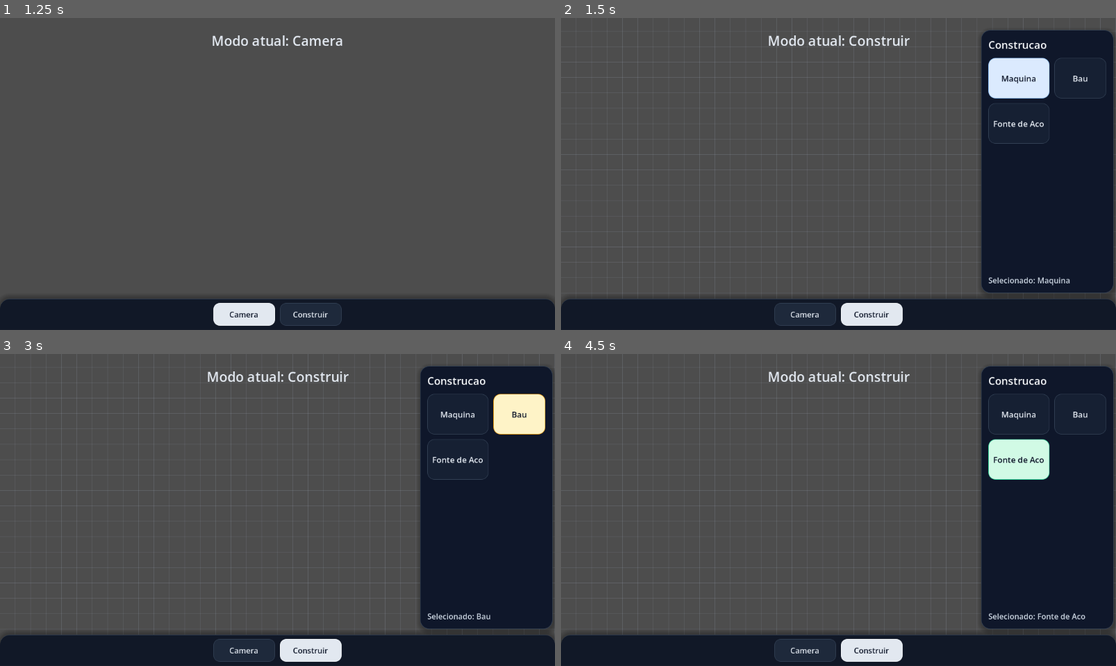
Above: before the commit, frames 1-4 (two rows, left to right).
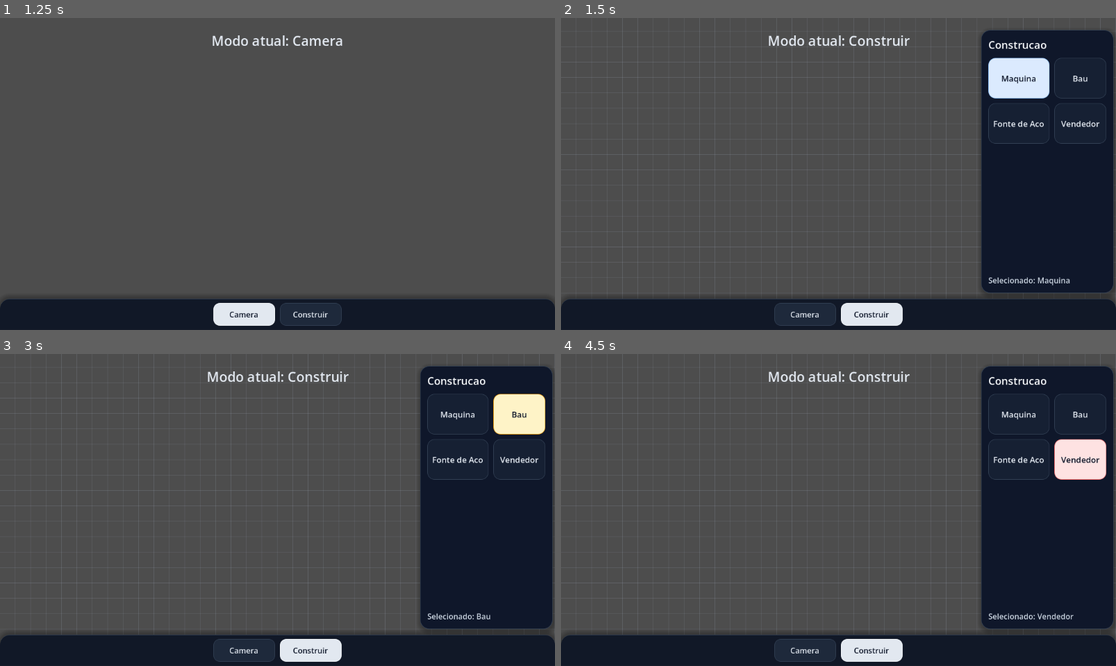
Above: after the commit, the same moments.

Repository: FelipeMolinaa/manoFatura
Game: Godot game, scene res://scenes/main/main.tscn
Two runs of this game, one before a commit and one after it. Both use one fixed random seed, a clock stepped at 60 frames per second and the inputs below.
Inputs (mouse positions are in pixels of both pictures, inside the frame that each line leads up to):
- Up to frame 1 (1.25 s): click "Camera" at 0.5 s
- Up to frame 2 (1.5 s): click "Construir" at 1.25 s
- Up to frame 3 (3 s): click "Maquina" at 2 s; click "Bau" at 2.75 s
- Up to frame 4 (4.5 s): click "Fonte de Aco" at 3.5 s; click (1082, 460) at 4.25 s, where only the run after the commit has a clickable "Vendedor"

Frame 1 is identical in both runs. In frame 2, 0.1% of the frame differs, in the area x 88-99%, y 27-41%; in frame 3, 0.1%; in frame 4, 2.7%, in the area x 76-99%, y 27-86%.

Commit message:
feat(build): adiciona vendedor e centraliza definicoes de dados

Diff:
--- /dev/null
+++ b/scenes/entities/vendor.tscn
@@ -0,0 +1,9 @@
+[gd_scene format=3 uid="uid://dygkncy7beotm"]
+
+[ext_resource type="Script" path="res://scripts/entity_visual.gd" id="1_d2cgf"]
+
+[node name="Vendor" type="Node2D"]
+script = ExtResource("1_d2cgf")
+entity_name = "Vendedor"
+entity_size_in_tiles = Vector2i(2, 2)
+entity_color = Color(0.937255, 0.266667, 0.266667, 1)
--- a/scenes/main/main.tscn
+++ b/scenes/main/main.tscn
@@ -130,6 +130,11 @@
 layout_mode = 2
 text = "Fonte de Aco"
 
+[node name="VendorCard" type="Button" parent="CanvasLayer/HUD/BuildMenu/BuildMenuMargin/BuildMenuColumn/BuildMenuGrid"]
+custom_minimum_size = Vector2(108, 84)
+layout_mode = 2
+text = "Vendedor"
+
 [node name="BuildSelectionLabel" type="Label" parent="CanvasLayer/HUD/BuildMenu/BuildMenuMargin/BuildMenuColumn"]
 layout_mode = 2
 text = "Selecionado: Maquina"
--- /dev/null
+++ b/scripts/data/entity_database.gd
@@ -0,0 +1,49 @@
+class_name EntityDatabase
+extends RefCounted
+
+const ENTITIES := {
+	"maquina": {
+		"id": "maquina",
+		"nome": "Maquina",
+		"tamanho": Vector2i(2, 2),
+		"valorCompra": null,
+		"valorVenda": null,
+		"sprite": null,
+		"cor": Color("3b82f6"),
+	},
+	"bau": {
+		"id": "bau",
+		"nome": "Bau",
+		"tamanho": Vector2i(2, 2),
+		"valorCompra": null,
+		"valorVenda": null,
+		"sprite": null,
+		"cor": Color("d97706"),
+	},
+	"fonte_aco": {
+		"id": "fonte_aco",
+		"nome": "Fonte de Aco",
+		"tamanho": Vector2i(2, 2),
+		"valorCompra": null,
+		"valorVenda": null,
+		"sprite": null,
+		"cor": Color("10b981"),
+	},
+	"vendedor": {
+		"id": "vendedor",
+		"nome": "Vendedor",
+		"tamanho": Vector2i(2, 2),
+		"valorCompra": null,
+		"valorVenda": null,
+		"sprite": null,
+		"cor": Color("ef4444"),
+	},
+}
+
+
+static func get_entity(entity_id: String) -> Dictionary:
+	return ENTITIES.get(entity_id, {}).duplicate(true)
+
+
+static func get_all() -> Dictionary:
+	return ENTITIES.duplicate(true)
--- /dev/null
+++ b/scripts/data/item_database.gd
@@ -0,0 +1,40 @@
+class_name ItemDatabase
+extends RefCounted
+
+const ITEMS := {
+	"aco": {
+		"id": "aco",
+		"nome": "Aco",
+		"peso": 1.0,
+		"valorVenda": null,
+		"valorCompra": null,
+		"sprite": null,
+		"cor": Color("94a3b8"),
+	},
+	"parafuso": {
+		"id": "parafuso",
+		"nome": "Parafuso",
+		"peso": 0.001,
+		"valorVenda": null,
+		"valorCompra": null,
+		"sprite": null,
+		"cor": Color("f59e0b"),
+	},
+	"viga": {
+		"id": "viga",
+		"nome": "Viga",
+		"peso": 5.0,
+		"valorVenda": null,
+		"valorCompra": null,
+		"sprite": null,
+		"cor": Color("f97316"),
+	},
+}
+
+
+static func get_item(item_id: String) -> Dictionary:
+	return ITEMS.get(item_id, {}).duplicate(true)
+
+
+static func get_all() -> Dictionary:
+	return ITEMS.duplicate(true)
--- /dev/null
+++ b/scripts/data/recipe_database.gd
@@ -0,0 +1,33 @@
+class_name RecipeDatabase
+extends RefCounted
+
+const RECIPES := {
+	"parafuso": {
+		"id": "parafuso",
+		"entradas": [
+			{"item": "aco", "quantidade": 1},
+		],
+		"saidas": [
+			{"item": "parafuso", "quantidade": 15},
+		],
+		"tempoProducao": null,
+	},
+	"viga": {
+		"id": "viga",
+		"entradas": [
+			{"item": "aco", "quantidade": 5},
+		],
+		"saidas": [
+			{"item": "viga", "quantidade": 1},
+		],
+		"tempoProducao": null,
+	},
+}
+
+
+static func get_recipe(recipe_id: String) -> Dictionary:
+	return RECIPES.get(recipe_id, {}).duplicate(true)
+
+
+static func get_all() -> Dictionary:
+	return RECIPES.duplicate(true)
--- a/scripts/main.gd
+++ b/scripts/main.gd
@@ -1,29 +1,17 @@
 extends Node2D
+
+const EntityDatabase = preload("res://scripts/data/entity_database.gd")
 
 const MODE_CAMERA := "Camera"
 const MODE_BUILD := "Construir"
 const ZOOM_STEP := 0.1
 const MIN_ZOOM := 0.5
 const MAX_ZOOM := 2.5
-const BUILD_DEFINITIONS := {
-	"Maquina": {
-		"scene": preload("res://scenes/entities/machine.tscn"),
-		"size": Vector2i(2, 2),
-		"color": Color("3b82f6"),
-		"infinite": false,
-	},
-	"Bau": {
-		"scene": preload("res://scenes/entities/chest.tscn"),
-		"size": Vector2i(2, 2),
-		"color": Color("d97706"),
-		"infinite": false,
-	},
-	"Fonte de Aco": {
-		"scene": preload("res://scenes/entities/steel_source.tscn"),
-		"size": Vector2i(2, 2),
-		"color": Color("10b981"),
-		"infinite": true,
-	},
+const BUILD_SCENES := {
+	"maquina": preload("res://scenes/entities/machine.tscn"),
+	"bau": preload("res://scenes/entities/chest.tscn"),
+	"fonte_aco": preload("res://scenes/entities/steel_source.tscn"),
+	"vendedor": preload("res://scenes/entities/vendor.tscn"),
 }
 
 @onready var camera_button: Button = $CanvasLayer/HUD/BottomBar/Margin/Row/CameraButton
@@ -38,11 +26,12 @@
 @onready var machine_card: Button = $CanvasLayer/HUD/BuildMenu/BuildMenuMargin/BuildMenuColumn/BuildMenuGrid/MachineCard
 @onready var chest_card: Button = $CanvasLayer/HUD/BuildMenu/BuildMenuMargin/BuildMenuColumn/BuildMenuGrid/ChestCard
 @onready var steel_source_card: Button = $CanvasLayer/HUD/BuildMenu/BuildMenuMargin/BuildMenuColumn/BuildMenuGrid/SteelSourceCard
+@onready var vendor_card: Button = $CanvasLayer/HUD/BuildMenu/BuildMenuMargin/BuildMenuColumn/BuildMenuGrid/VendorCard
 @onready var build_selection_label: Label = $CanvasLayer/HUD/BuildMenu/BuildMenuMargin/BuildMenuColumn/BuildSelectionLabel
 
 var current_mode := MODE_CAMERA
 var is_panning := false
-var selected_building := "Maquina"
+var selected_building_id := "maquina"
 var occupied_cells: Array[Vector2i] = []
 
 
@@ -52,6 +41,7 @@
 	machine_card.pressed.connect(_on_machine_card_pressed)
 	chest_card.pressed.connect(_on_chest_card_pressed)
 	steel_source_card.pressed.connect(_on_steel_source_card_pressed)
+	vendor_card.pressed.connect(_on_vendor_card_pressed)
 	grid_overlay.placement_requested.connect(_on_grid_placement_requested)
 	_apply_theme()
 	_refresh_grid_build_preview()
@@ -68,25 +58,31 @@
 
 
 func _on_machine_card_pressed() -> void:
-	selected_building = "Maquina"
+	selected_building_id = "maquina"
 	_update_build_selection_ui()
 	_refresh_grid_build_preview()
 
 
 func _on_chest_card_pressed() -> void:
-	selected_building = "Bau"
+	selected_building_id = "bau"
 	_update_build_selection_ui()
 	_refresh_grid_build_preview()
 
 
 func _on_steel_source_card_pressed() -> void:
-	selected_building = "Fonte de Aco"
+	selected_building_id = "fonte_aco"
+	_update_build_selection_ui()
+	_refresh_grid_build_preview()
+
+
+func _on_vendor_card_pressed() -> void:
+	selected_building_id = "vendedor"
 	_update_build_selection_ui()
 	_refresh_grid_build_preview()
 
 
 func _on_grid_placement_requested(cell: Vector2i) -> void:
-	var definition: Dictionary = BUILD_DEFINITIONS[selected_building]
+	var definition := _get_build_definition(selected_building_id)
 	var size: Vector2i = definition["size"]
 
 	if not grid_overlay.is_area_free(cell, size):
@@ -205,6 +201,15 @@
 		card.add_theme_stylebox_override("pressed", _build_card_style(Color("0f766e"), Color("14b8a6")))
 		card.focus_mode = Control.FOCUS_NONE
 
+	vendor_card.add_theme_font_size_override("font_size", 17)
+	vendor_card.add_theme_color_override("font_color", Color("e2e8f0"))
+	vendor_card.add_theme_color_override("font_hover_color", Color("f8fafc"))
+	vendor_card.add_theme_color_override("font_pressed_color", Color("f8fafc"))
+	vendor_card.add_theme_stylebox_override("normal", _build_card_style(Color("162033"), Color("334155")))
+	vendor_card.add_theme_stylebox_override("hover", _build_card_style(Color("1e293b"), Color("64748b")))
+	vendor_card.add_theme_stylebox_override("pressed", _build_card_style(Color("0f766e"), Color("14b8a6")))
+	vendor_card.focus_mode = Control.FOCUS_NONE
+
 	camera_button.set_meta("default_style", default_button)
 	camera_button.set_meta("selected_style", selected_button)
 	build_button.set_meta("default_style", default_button)
@@ -215,6 +220,8 @@
 	chest_card.set_meta("selected_style", _build_card_style(Color("fef3c7"), Color("f59e0b")))
 	steel_source_card.set_meta("default_style", _build_card_style(Color("162033"), Color("334155")))
 	steel_source_card.set_meta("selected_style", _build_card_style(Color("d1fae5"), Color("34d399")))
+	vendor_card.set_meta("default_style", _build_card_style(Color("162033"), Color("334155")))
+	vendor_card.set_meta("selected_style", _build_card_style(Color("fee2e2"), Color("f87171")))
 
 
 func _apply_zoom(delta: float) -> void:
@@ -223,10 +230,12 @@
 
 
 func _update_build_selection_ui() -> void:
-	build_selection_label.text = "Selecionado: %s" % selected_building
-	_apply_button_selection(machine_card, selected_building == "Maquina")
-	_apply_button_selection(chest_card, selected_building == "Bau")
-	_apply_button_selection(steel_source_card, selected_building == "Fonte de Aco")
+	var entity_definition := EntityDatabase.get_entity(selected_building_id)
+	build_selection_label.text = "Selecionado: %s" % entity_definition.get("nome", selected_building_id)
+	_apply_button_selection(machine_card, selected_building_id == "maquina")
+	_apply_button_selection(chest_card, selected_building_id == "bau")
+	_apply_button_selection(steel_source_card, selected_building_id == "fonte_aco")
+	_apply_button_selection(vendor_card, selected_building_id == "vendedor")
 
 
 func _update_mode_ui() -> void:
@@ -279,7 +288,7 @@
 	var hover_style := selected_style if is_selected else _build_button_style(Color("334155"), Color("475569"))
 	var pressed_style := selected_style if is_selected else hover_style
 
-	if button == machine_card or button == chest_card or button == steel_source_card:
+	if button == machine_card or button == chest_card or button == steel_source_card or button == vendor_card:
 		hover_style = selected_style if is_selected else _build_card_style(Color("1e293b"), Color("64748b"))
 		pressed_style = selected_style if is_selected else _build_card_style(Color("0f766e"), Color("14b8a6"))
 
@@ -298,9 +307,20 @@
 
 
 func _refresh_grid_build_preview() -> void:
-	var definition: Dictionary = BUILD_DEFINITIONS[selected_building]
+	var definition := _get_build_definition(selected_building_id)
 	grid_overlay.set_build_preview(definition["size"], definition["color"])
 
 
 func _refresh_grid_occupancy() -> void:
 	grid_overlay.set_occupied_cells(occupied_cells)
+
+
+func _get_build_definition(entity_id: String) -> Dictionary:
+	var entity_definition := EntityDatabase.get_entity(entity_id)
+	return {
+		"id": entity_definition["id"],
+		"name": entity_definition["nome"],
+		"size": entity_definition["tamanho"],
+		"color": entity_definition["cor"],
+		"scene": BUILD_SCENES[entity_id],
+	}
Not shown, added: scripts/data/entity_database.gd.uid
Not shown, added: scripts/data/item_database.gd.uid
Not shown, added: scripts/data/recipe_database.gd.uid
